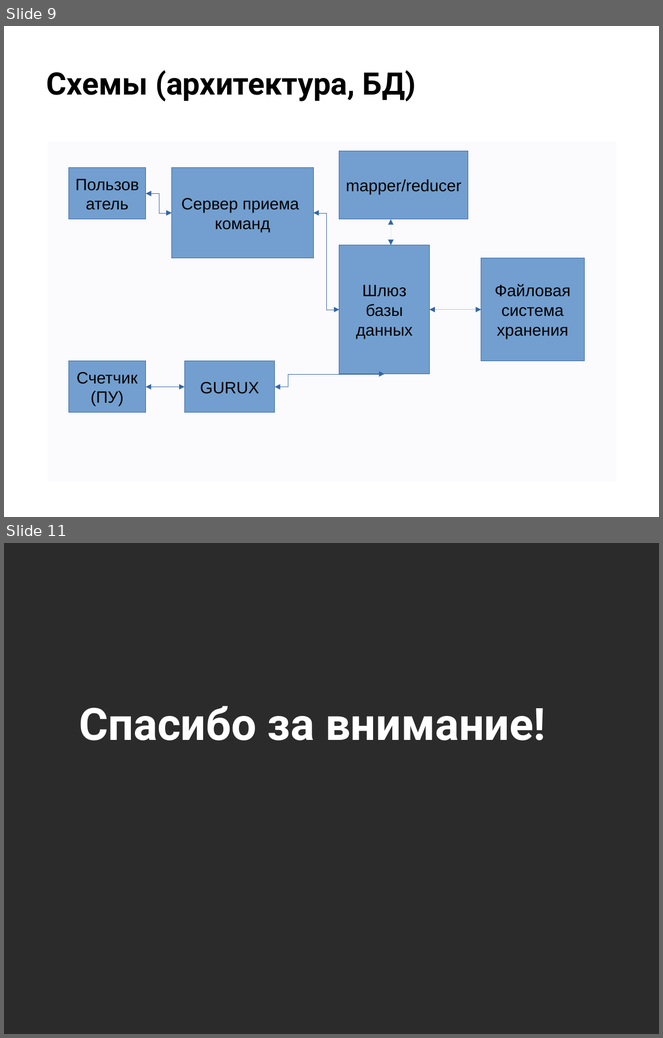
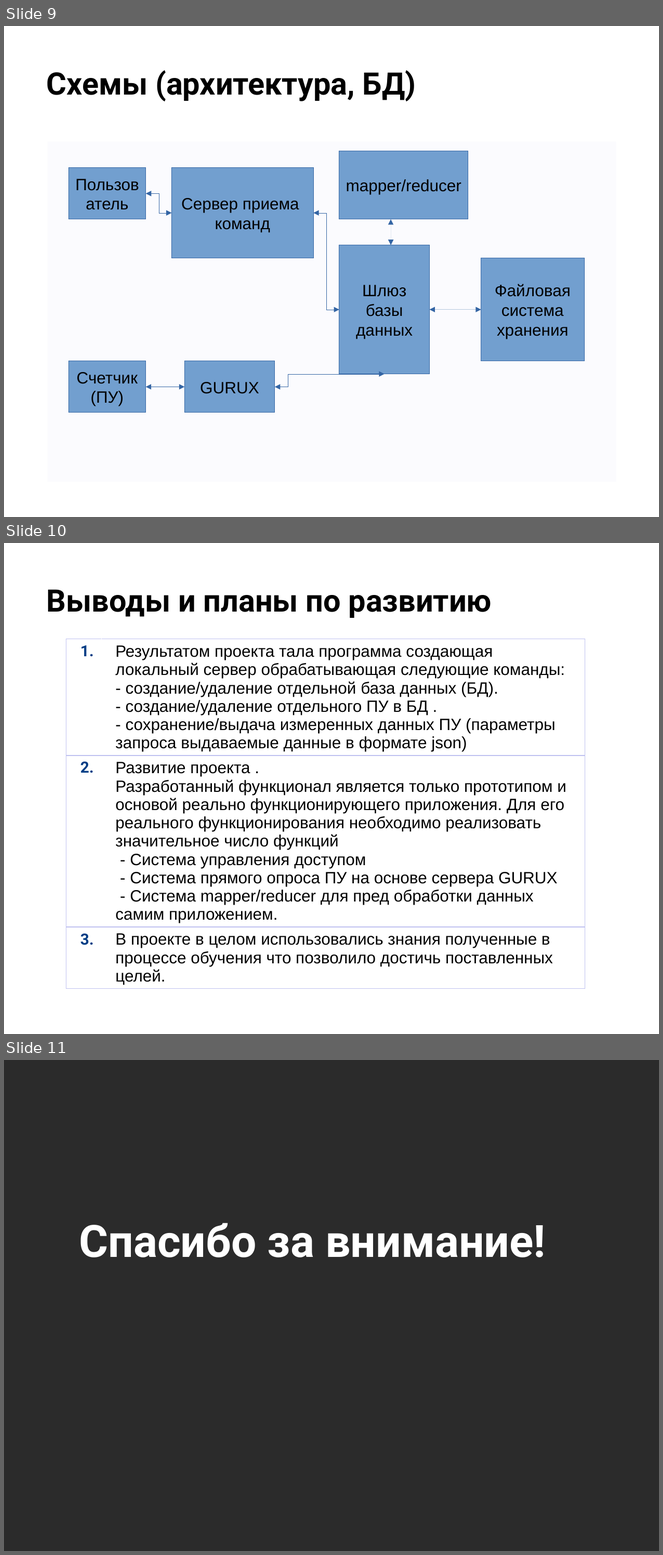
Before and after one commit to otus-learn-ivan/final_project_task, a slide deck: Защита проекта.pptx. Shown one above the other, each under a label of ours: slides 9 and 11 before the commit, slides 9, 10 and 11 after it; the slides between them are not shown. The pictures are 663x1038 and 663x1555 pixels, drawn with LibreOffice and Linux fonts; fonts in the diff are those of the drawing; background and template pictures are left out; a plain dark background stands for a picture behind light text. Boxes give left, top, right and bottom in pixels: in the first picture for what was removed or moved away, otherwise in the second. Text is boxed around its words. In the diff, an @@ line names an element or a change of style, - is before the commit and + after.

```diff
--- a/Защита проекта.pptx
+++ b/Защита проекта.pptx
@@ slide 10 added at [4,543,659,1034], background picture (left out) @@
@@ title added at [47,589,492,618], 34 pt, text #000000, bold @@
+Выводы и планы по развитию
@@ table added at [66,639,585,987], 3 rows, 2 columns @@
+1. | Результатом проекта тала программа создающая локальный сервер обрабатывающая следующие команды: / - создание/удаление отдельной база данных (БД). / - создание/удаление отдельного ПУ в БД . / - сохранение/выдача измеренных данных ПУ (параметры запроса выдаваемые данные в формате json)
+2. | Развитие проекта . / Разработанный функционал является только прототипом и основой реально функционирующего приложения. Для его реального функционирования необходимо реализовать значительное число функций / - Система управления доступом / - Система прямого опроса ПУ на основе сервера GURUX / - Система mapper/reducer для пред обработки данных самим приложением.
+3. | В проекте в целом использовались знания полученные в процессе обучения что позволило достичь поставленных целей.
```
Also in this commit, not shown: 2 slides changed, 1 slide removed.
